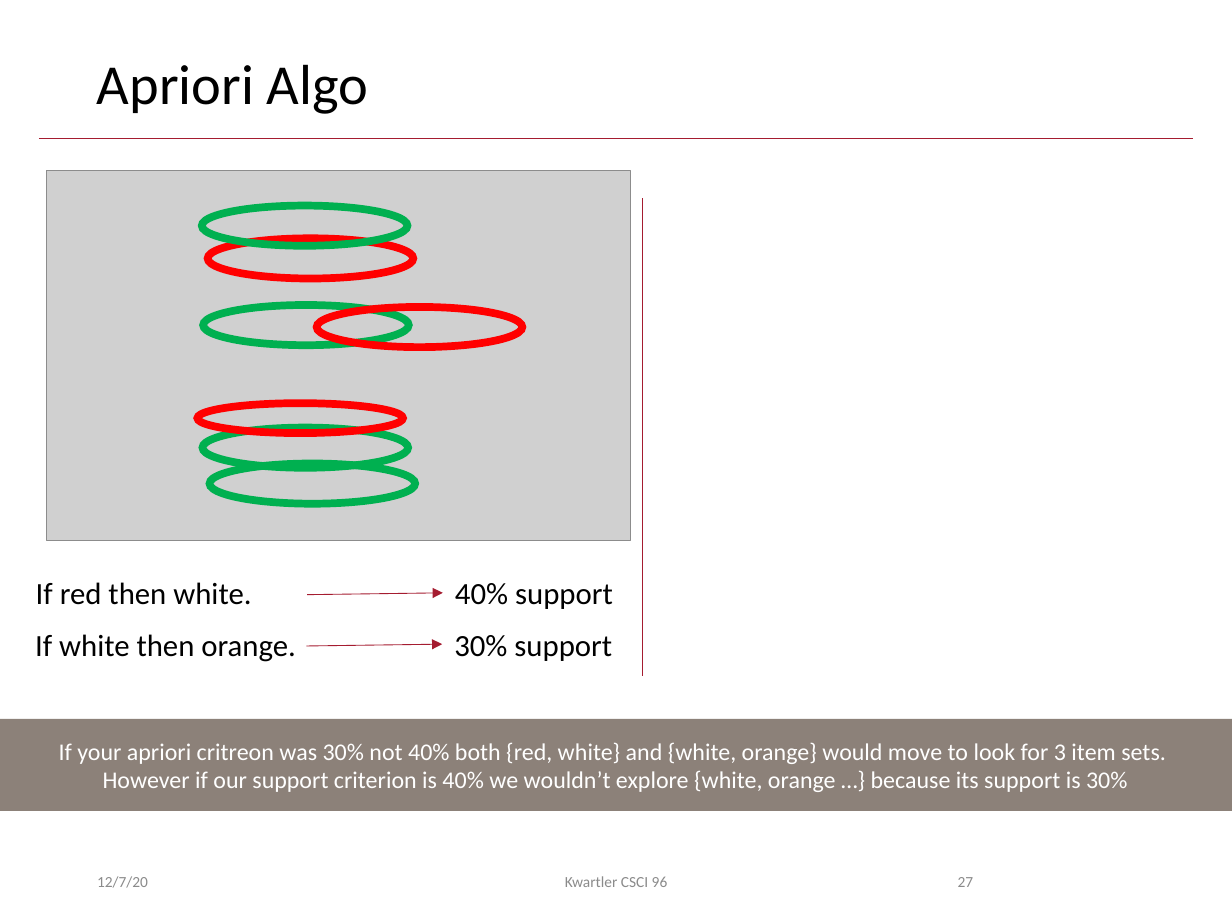
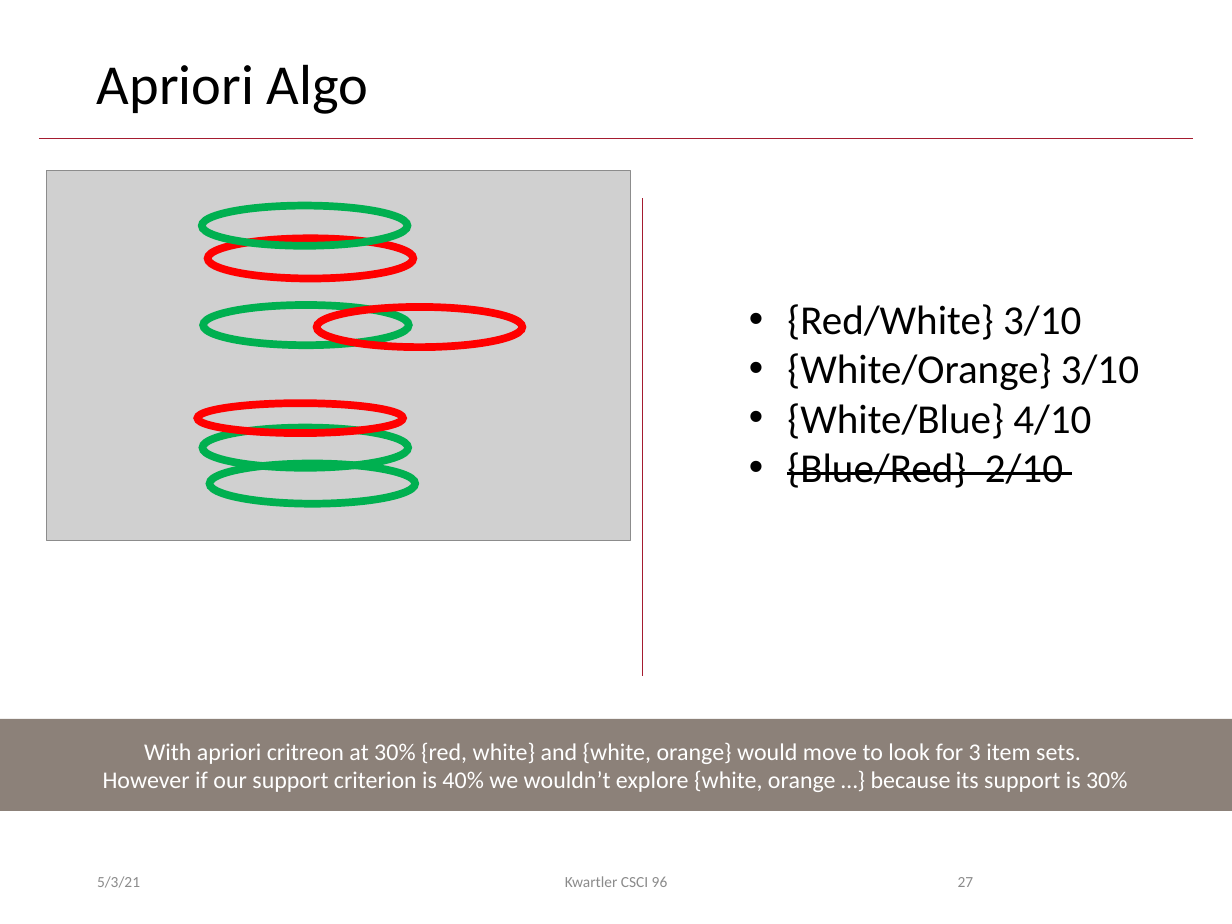
Before and after one commit to kwartler/Harvard_DataMining_Business_Student, a slide deck: slide 27 of Lessons/M_RecoEngine_Ethics/AssociationRules_CollaborativeFiltering.pptx. Drawn at 1232x924 pixels with LibreOffice and Linux fonts; fonts in the diff are those of the drawing; grey boxes stand for pictures; background and template pictures are left out. Boxes give left, top, right and bottom in pixels: in the first picture for what was removed or moved away, otherwise in the second. Text is boxed around its words. In the diff, an @@ line names an element or a change of style, - is before the commit and + after.

```diff
--- a/Lessons/M_RecoEngine_Ethics/AssociationRules_CollaborativeFiltering.pptx
+++ b/Lessons/M_RecoEngine_Ethics/AssociationRules_CollaborativeFiltering.pptx
@@ text added at [787,304,1139,488], 24 pt, text #000000 @@
+• {Red/White} 3/10
+• {White/Orange} 3/10
+• {White/Blue} 4/10
+• {Blue/Red} 2/10
@@ text removed at [36,582,251,605] @@
-If red then white.
@@ arrow removed from (307, 595) to (442, 593) @@
@@ text removed at [455,583,613,609] @@
-40% support
@@ text removed at [35,634,296,662] @@
-If white then orange.
@@ arrow removed from (307, 646) to (442, 644) @@
@@ text removed at [454,635,612,661] @@
-30% support
@@ text in rectangle at [144,743,1081,764]: text changed @@
-If your apriori critreon was 30% not 40% both {red, white} and {white, orange} would move to look for 3 item sets.
+With apriori critreon at 30% {red, white} and {white, orange} would move to look for 3 item sets.
@@ text at [97,876,140,888]: text changed @@
-12/7/20
+5/3/21
```
Also in this commit, not shown: 35 other slides changed, 10 other files.
